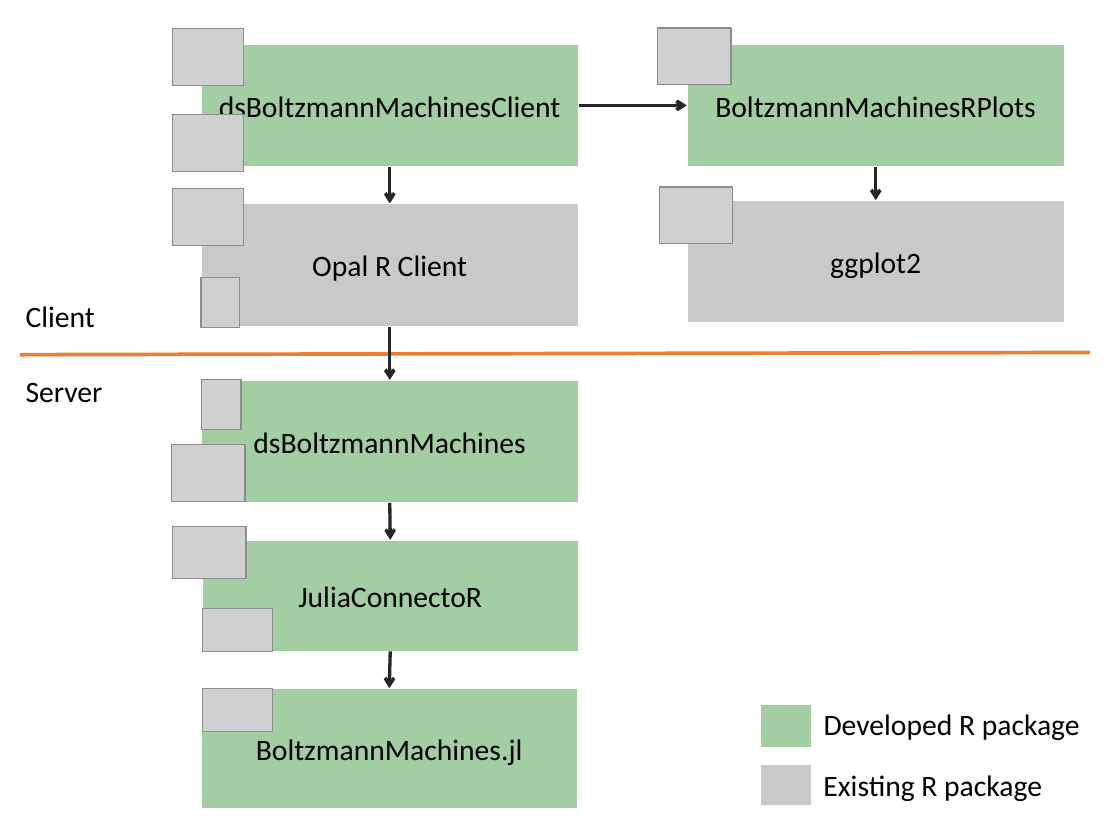
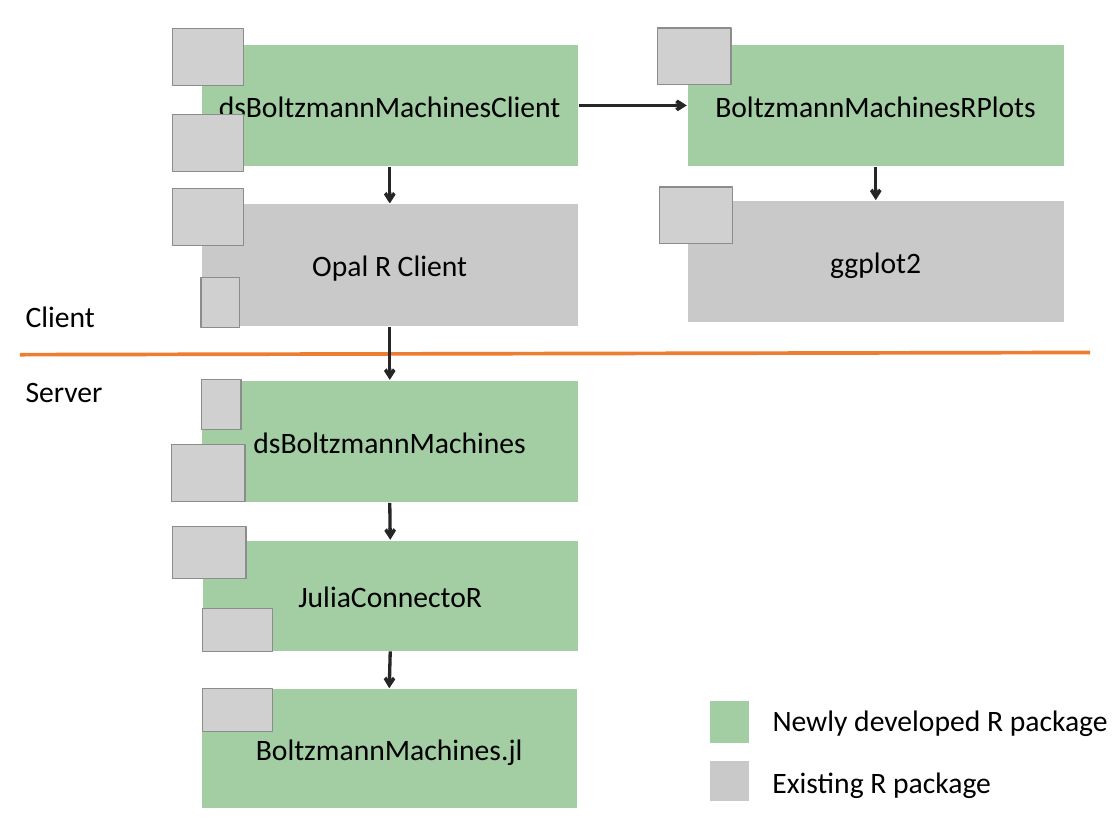
Before and after one commit to stefan-m-lenz/ThesisScHum, a slide deck: slide 1 of images/dsBoltzmannMachinesOverview.pptx. Drawn at 1120x840 pixels with LibreOffice and Linux fonts; fonts in the diff are those of the drawing; grey boxes stand for pictures. Boxes give left, top, right and bottom in pixels: in the first picture for what was removed or moved away, otherwise in the second. Text is boxed around its words. In the diff, an @@ line names an element or a change of style, - is before the commit and + after.

```diff
--- a/images/dsBoltzmannMachinesOverview.pptx
+++ b/images/dsBoltzmannMachinesOverview.pptx
@@ rectangle: place and size @@
-rectangle at (761,704,812,748)
+rectangle at (709,700,749,744)
@@ text at (773,710,1108,736): text changed @@
-Developed R package
+Newly developed R package
@@ rectangle: place and size @@
-rectangle at (761,764,812,806)
+rectangle at (709,760,749,801)
@@ text "Existing R package": place and size @@
-text "Existing R package" at (823,775,1042,801)
+text "Existing R package" at (772,772,991,798)
```
Also in this commit, not shown: 1 other file.
